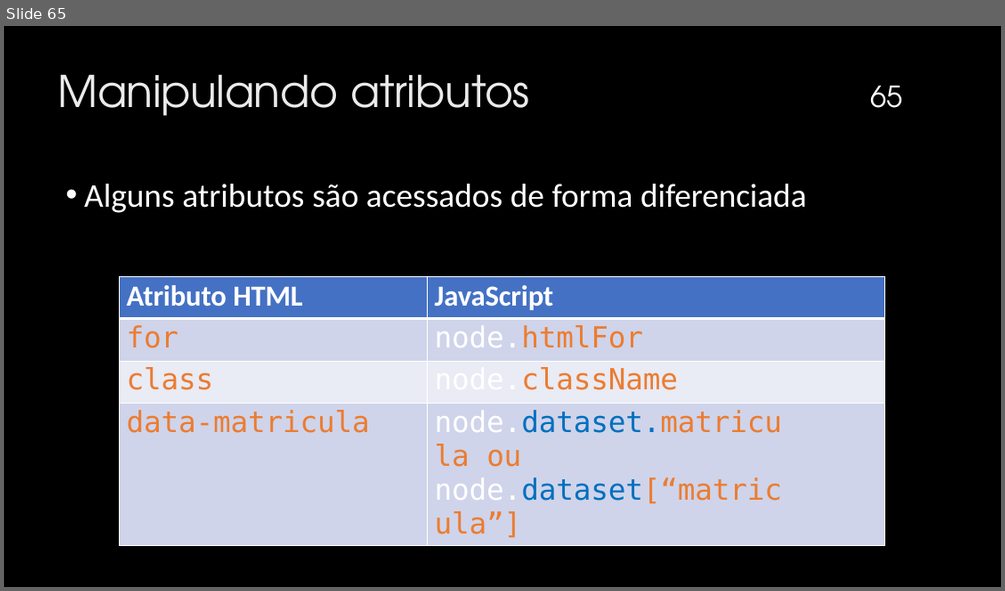
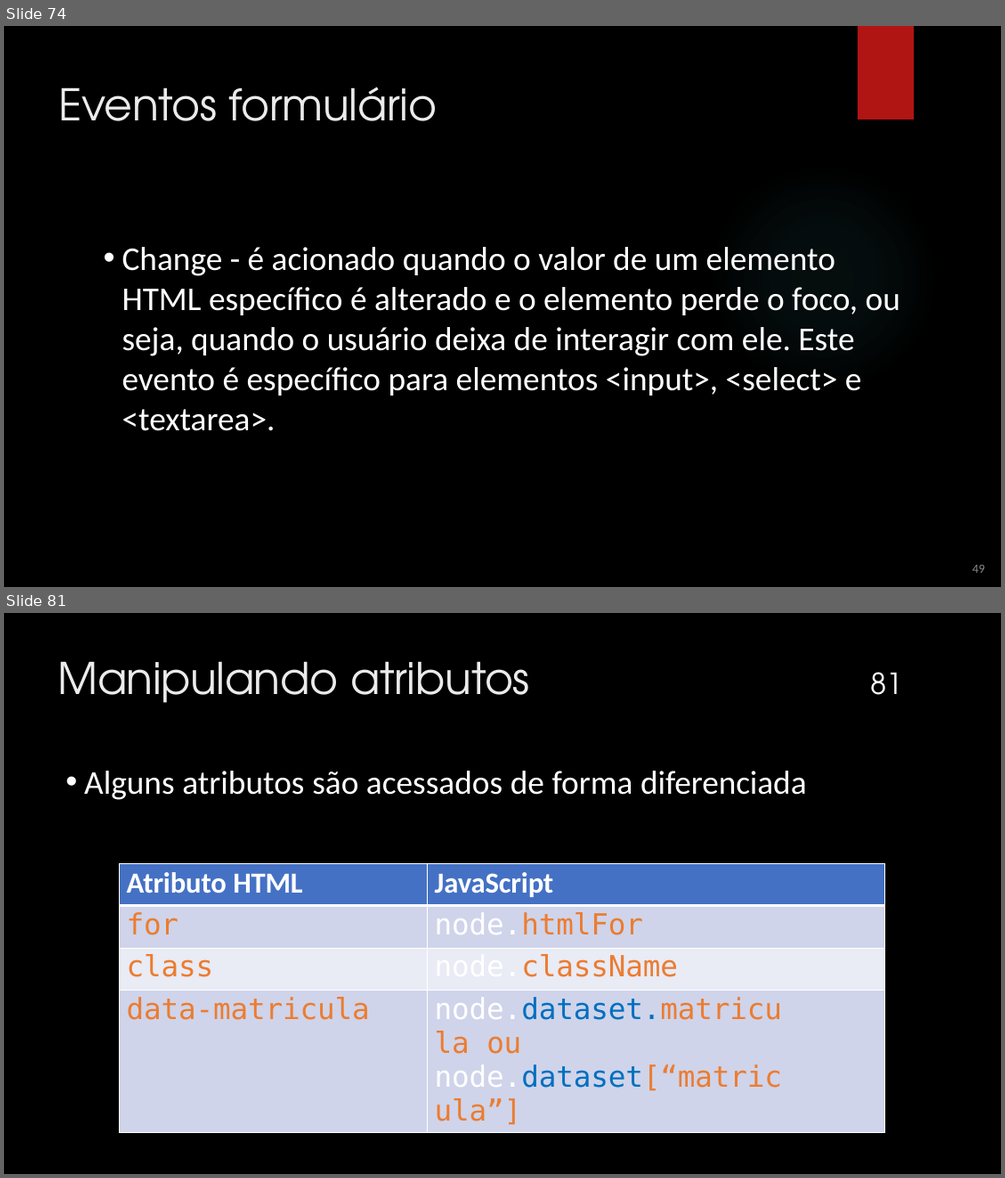
Before and after one commit to mizaelcarlos/Infonet---3-Ano-2025, a slide deck: Programação Client-Side/JavaScript.pptx. Shown one above the other, each under a label of ours: slide 65 before the commit, slides 74 and 81 after it; the slides between them are not shown. The pictures are 1005x591 and 1005x1178 pixels, drawn with LibreOffice and Linux fonts; fonts in the diff are those of the drawing; background and template pictures are left out. Boxes give left, top, right and bottom in pixels: in the first picture for what was removed or moved away, otherwise in the second. Text is boxed around its words. In the diff, an @@ line names an element or a change of style, - is before the commit and + after.

Commit message:
eventos mouse

```diff
--- a/Programação Client-Side/JavaScript.pptx
+++ b/Programação Client-Side/JavaScript.pptx
@@ slide 74 added at (4, 26, 1001, 587), background picture (left out) @@
@@ rectangle added at (858, 26, 914, 119), fill #B01513 @@
@@ title added at (58, 87, 437, 121), 42 pt, text #EBEBEB @@
+Eventos formulário
@@ ellipse added at (708, 163, 938, 394), fill gradient #50B9C1 @@
@@ text added at (122, 247, 900, 431), 32 pt, text #FFFFFF @@
+  • Change - é acionado quando o valor de um elemento HTML específico é alterado e o elemento perde o foco, ou seja, quando o usuário deixa de interagir com ele. Este evento é específico para elementos <input>, <select> e <textarea>.
@@ text added at (972, 564, 985, 572), 12 pt, text #888888 @@
+49
@@ what was slide 65 is now slide 81 @@
@@ page number at (870, 672, 902, 695): text changed @@
-65
+81
```
Also in this commit, not shown: 16 other slides added, 3 slides removed, 16 other files.
